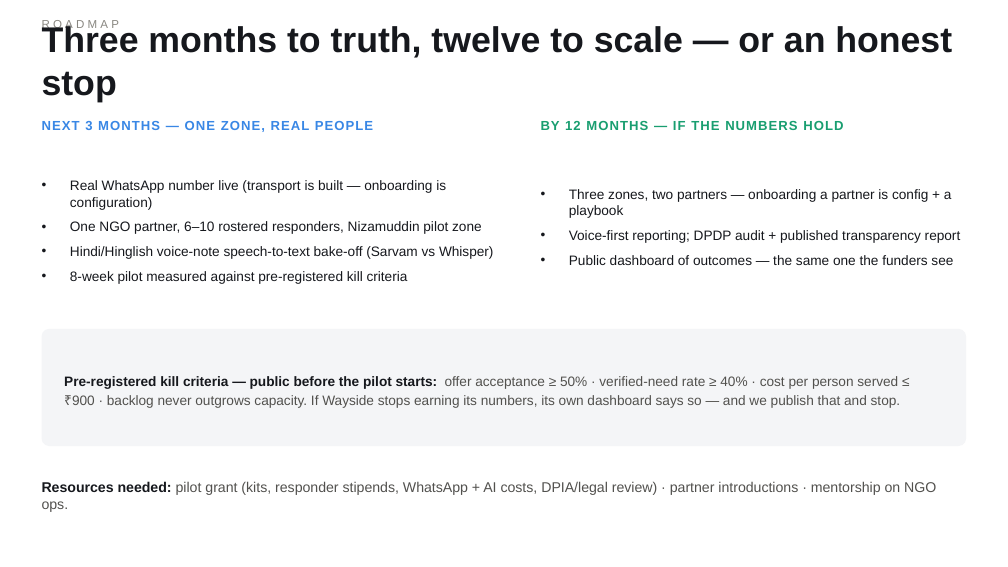
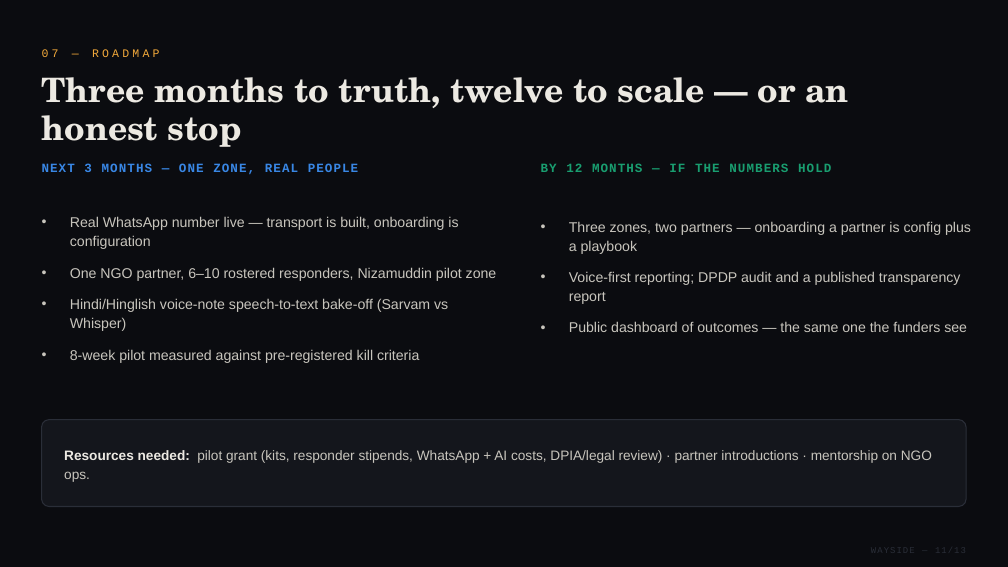
Before and after one commit to Rustom1234/register, a slide deck: slide 11 of research/pitch/wayside-kxic-pitch.pptx (slide 8 before the commit). Drawn at 1008x567 pixels with LibreOffice and Linux fonts; fonts in the diff are those of the drawing. Boxes give left, top, right and bottom in pixels: in the first picture for what was removed or moved away, otherwise in the second. Text is boxed around its words. In the diff, an @@ line names an element or a change of style, - is before the commit and + after.

```diff
--- a/research/pitch/wayside-kxic-pitch.pptx
+++ b/research/pitch/wayside-kxic-pitch.pptx
@@ background #FFFFFF to #0B0C10 @@
@@ text at (x1=42, y1=49, x2=160, y2=57): text changed; font Arial to Courier New; text colour #898781 to #F2A93B @@
-ROADMAP
+07 — ROADMAP
@@ text "Three months to truth, twelve ..." moved from (x1=42, y1=25, x2=952, y2=103) to (x1=42, y1=77, x2=849, y2=147) @@
@@ text "Three months to truth, twelve ..." at (x1=42, y1=77, x2=849, y2=147): size 34 to 32 pt, font Arial to TeX Gyre Schola, text colour #16181D to #ECE9E2; line spacing 1 to 36pt @@
@@ text "NEXT 3 MONTHS — ONE ..." moved from (x1=42, y1=121, x2=373, y2=132) to (x1=42, y1=163, x2=358, y2=174) @@
@@ text "NEXT 3 MONTHS — ONE ..." at (x1=42, y1=163, x2=358, y2=174): size 12.5 to 12 pt, font Arial to Courier New @@
@@ text "BY 12 MONTHS — IF ..." moved from (x1=541, y1=121, x2=843, y2=130) to (x1=541, y1=163, x2=831, y2=172) @@
@@ text "BY 12 MONTHS — IF ..." at (x1=541, y1=163, x2=831, y2=172): size 12.5 to 12 pt, font Arial to Courier New @@
@@ text "Real WhatsApp number live — ..." moved from (x1=70, y1=180, x2=493, y2=284) to (x1=70, y1=216, x2=497, y2=363) @@
@@ text "Three zones, two partners — ..." moved from (x1=569, y1=189, x2=961, y2=265) to (x1=569, y1=221, x2=971, y2=332) @@
@@ text at (x1=70, y1=216, x2=458, y2=249): text changed; size 13 to 13.5 pt; text colour #16181D to #C8C5BD @@
-• Real WhatsApp number live (transport is built — onboarding is configuration)
+• Real WhatsApp number live — transport is built, onboarding is configuration
@@ text at (x1=569, y1=221, x2=971, y2=304): text changed; size 13 to 13.5 pt; text colour #16181D to #C8C5BD @@
-• Three zones, two partners — onboarding a partner is config + a playbook
-• Voice-first reporting; DPDP audit + published transparency report
+• Three zones, two partners — onboarding a partner is config plus a playbook
+• Voice-first reporting; DPDP audit and a published transparency report
@@ text at (x1=70, y1=267, x2=497, y2=363): size 13 to 13.5 pt, text colour #16181D to #C8C5BD in "One NGO partner, 6–10 rostered responders, Nizamuddin ...", "Hindi/Hinglish voice-note speech-to-text bake-off (Sarvam vs ...", "8-week pilot measured against pre-registered kill criteria"; line spacing 1 to 18pt; more space between paragraphs @@
@@ text at (x1=569, y1=321, x2=967, y2=332): size 13 to 13.5 pt, text colour #16181D to #C8C5BD in "Public dashboard of outcomes — the same ..."; line spacing 1 to 18pt; more space between paragraphs @@
@@ text removed at (x1=64, y1=376, x2=901, y2=408) @@
-Pre-registered kill criteria — public before the pilot starts: offer acceptance ≥ 50% · verified-need rate ≥ 40% · cost per person served ≤ ₹900 · backlog never outgrows capacity. If Wayside stops earning its numbers, its own dashboard says so — and we publish that and stop.
@@ rounded rectangle resized from (x1=42, y1=329, x2=966, y2=446) to (x1=42, y1=420, x2=966, y2=507) @@
@@ rounded rectangle at (x1=42, y1=420, x2=966, y2=507): fill #F4F5F7 to #14161C; outline none to #2A2E38 1 pt; proportions changed @@
@@ text "Resources needed: pilot grant (kits, ..." moved from (x1=42, y1=481, x2=936, y2=512) to (x1=64, y1=450, x2=932, y2=482) @@
@@ text "Resources needed: pilot grant (kits, ..." at (x1=64, y1=450, x2=932, y2=482): size 13.5 to 13 pt; text colour #16181D to #ECE9E2 in "Resources needed:"; text colour #52514E to #C8C5BD in "pilot grant (kits, responder stipends, WhatsApp + ..."; line spacing 1 to 18pt @@
```
Also in this commit, not shown: 6 other slides changed, 6 slides added, 2 slides removed, 9 other files.
